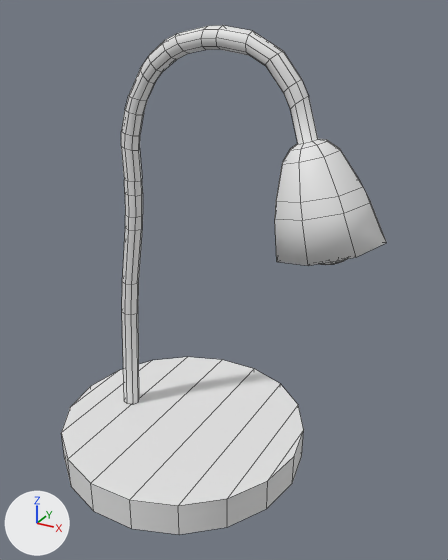
Two versions of the FBX model Assets/0_RoomInvaders/Models2.0/FBX/31.fbx, one commit apart.
Both versions are drawn from a 50 mm lens placed at (0.174, -0.266, 0.257), pointed at (0.024, 0.007, 0.12). Every picture has the same lights, and +X, +Y and +Z are marked at lower left. Mesh edges are drawn as thin lines. Where no turn or scale is listed for an object, it has been applied to the vertices.
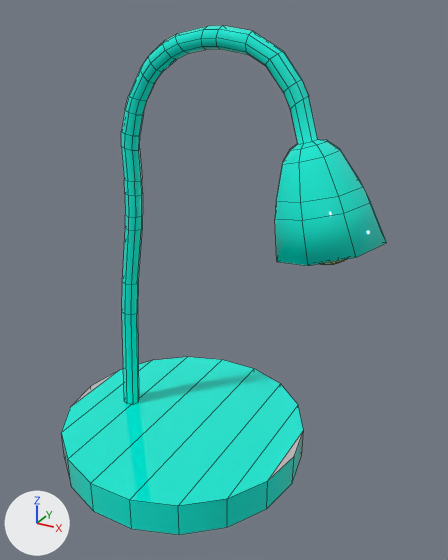
Diff of the bpy script that builds the scene:
```diff
--- a/Assets/0_RoomInvaders/Models2.0/FBX/31.fbx.py
+++ b/Assets/0_RoomInvaders/Models2.0/FBX/31.fbx.py
@@ mat_01___default @@
+mat_01___default = principled_material('01 - Default')
+mat_01___default.base_color = (0.0, 0.842, 0.674)  # cyan #00ecd6
+mat_01___default.roughness = 0.0
@@ mat_material__13 @@
+mat_material__13 = principled_material('Material #13')
+mat_material__13.base_color = (0.5, 0.5, 0.5)  # grey #bcbcbc
+mat_material__13.roughness = 0.0
@@ mat_material__14 @@
+mat_material__14 = principled_material('Material #14')
+mat_material__14.base_color = (0.765, 0.725, 0.257)  # yellow #e3dd8b
+mat_material__14.roughness = 0.0
@@ me_mesh @@
 # used by ob_cylinder001; location = (-0.0039, 0.0052, 0.0)
-me_mesh.from_pydata(...)  # 390 vertices, 359 faces; spans x -0.075..0.114, y -0.074..0.074, z 0.0..0.249
+me_mesh.from_pydata(...)  # 375 vertices, 359 faces; spans x -0.075..0.114, y -0.074..0.074, z 0.0..0.249
+# me_mesh part 1: 260 faces spanning x -0.075..0.114, y -0.074..0.074, z 0.0..0.249 switch from no material to mat_01___default (cyan #00ecd6)
+# me_mesh part 2: 9 faces spanning x -0.075..0.087, y -0.026..0.026, z 0.02..0.182 switch from no material to mat_material__13 (grey #bcbcbc)
+# me_mesh part 3: 90 faces spanning x 0.075..0.099, y -0.012..0.012, z 0.142..0.181 switch from no material to mat_material__14 (yellow #e3dd8b)
```

Boxes (x1, y1, x2, y2) around the edits, measured in the pictures (448 x 560 px):
part 1 of me_mesh, recoloured (white to cyan)
    both: (61, 25, 387, 534)
part 2 of me_mesh, recoloured (white to grey)
    both: (72, 371, 303, 479)
part 3 of me_mesh, recoloured
    both: (320, 259, 347, 265)
